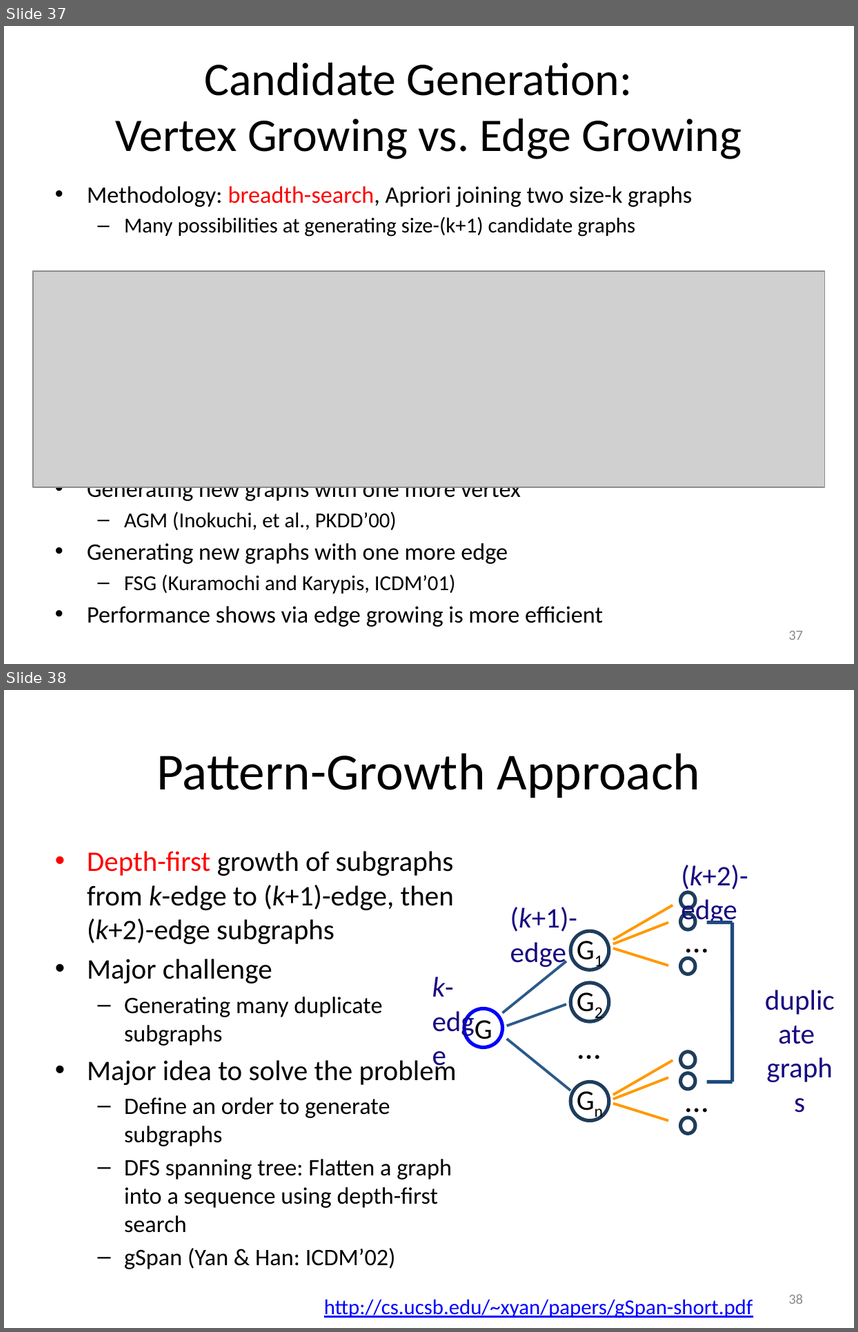
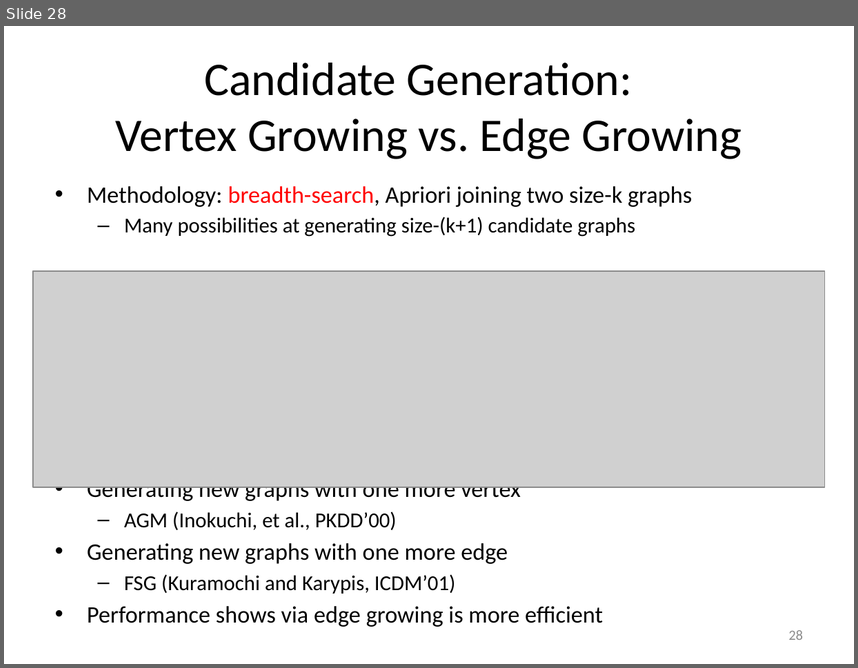
Before and after one commit to mjiang89/mjiang89.github.io, a slide deck: teaching/CSEx0647Fall17-12-BeyondItemset.pptx. Shown one above the other, each under a label of ours: slides 37 and 38 before the commit, slide 28 after it. The pictures are 858x1332 and 858x668 pixels, drawn with LibreOffice and Linux fonts; fonts in the diff are those of the drawing; grey boxes stand for pictures. Boxes give left, top, right and bottom in pixels: in the first picture for what was removed or moved away, otherwise in the second. Text is boxed around its words. In the diff, an @@ line names an element or a change of style, - is before the commit and + after.

```diff
--- a/teaching/CSEx0647Fall17-12-BeyondItemset.pptx
+++ b/teaching/CSEx0647Fall17-12-BeyondItemset.pptx
@@ slide 38 removed at [4,690,854,1328], background #FFFFFF @@
@@ title removed at [156,753,701,798] @@
-Pattern-Growth Approach
@@ text removed at [87,851,457,1269] @@
-• Depth-first growth of subgraphs from k-edge to (k+1)-edge, then (k+2)-edge subgraphs
-• Major challenge
-  – Generating many duplicate subgraphs
-• Major idea to solve the problem
-  – Define an order to generate subgraphs
-  – DFS spanning tree: Flatten a graph into a sequence using depth-first search
-  – gSpan (Yan & Han: ICDM’02)
@@ group removed at [432,865,844,1134]: 12 lines, 10 ellipses, 7 texts @@
-…
-G
-G1
-G2
-Gn
-k-edge
-(k+1)-edge
-…
-(k+2)-edge
-…
-duplicate
-graphs
@@ text removed at [324,1299,753,1318] @@
-http://cs.ucsb.edu/~xyan/papers/gSpan-short.pdf
@@ page number removed at [789,1294,803,1303] @@
-38
@@ what was slide 37 is now slide 28 @@
@@ page number at [789,630,803,639]: text changed @@
-37
+28
```
Also in this commit, not shown: 9 slides changed, 14 slides added, 11 other slides removed, 4 other files.
